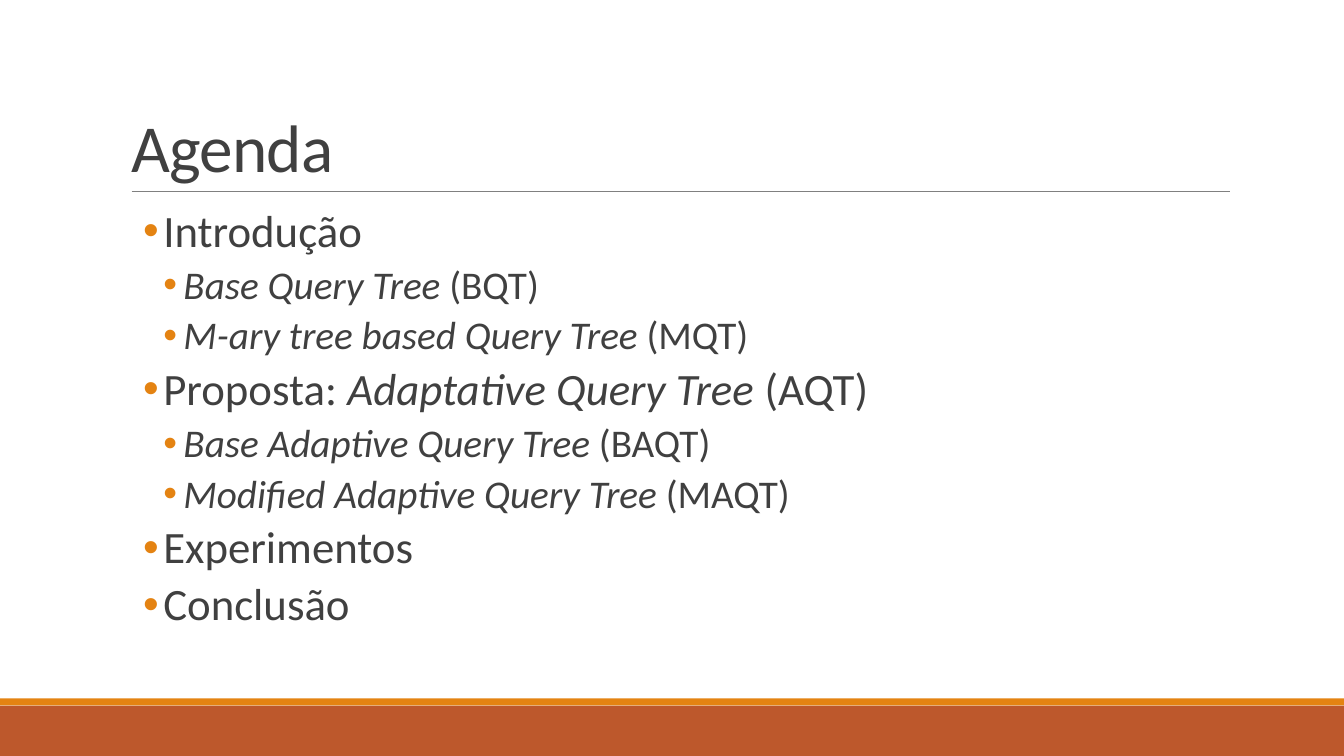
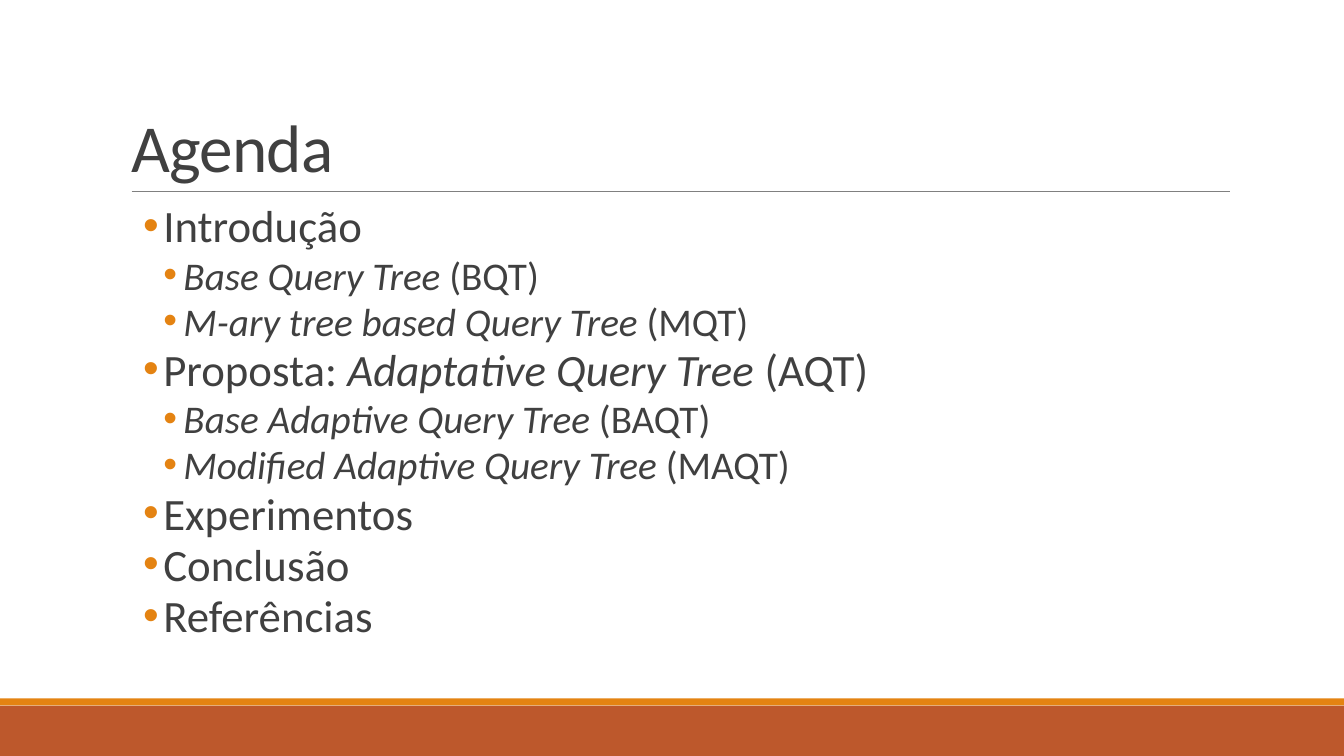
Before and after one commit to DMCabessa/Siscom, a slide deck: slide 2 of Presentation/A New Adaptive Query Tree on Resolving RFID.pptx. Drawn at 1344x756 pixels with LibreOffice and Linux fonts; fonts in the diff are those of the drawing. Boxes give left, top, right and bottom in pixels: in the first picture for what was removed or moved away, otherwise in the second. Text is boxed around its words. In the diff, an @@ line names an element or a change of style, - is before the commit and + after.

Commit message:
Final presentation version

```diff
--- a/Presentation/A New Adaptive Query Tree on Resolving RFID.pptx
+++ b/Presentation/A New Adaptive Query Tree on Resolving RFID.pptx
@@ text at box(163, 211, 869, 582): line spacing 0.9 to 0.8 @@
@@ text at box(163, 601, 372, 633): paragraph added @@
+  • Referências
```
Also in this commit, not shown: 4 slides added, 2 slides removed.
